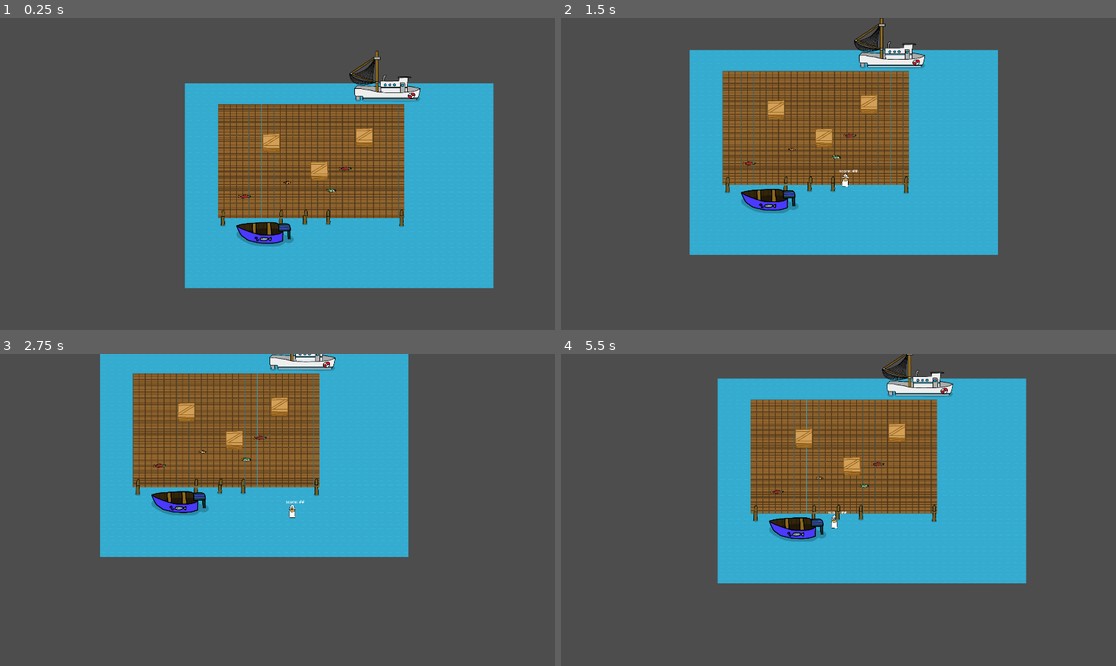
Above: before the commit, frames 1-4 (two rows, left to right).
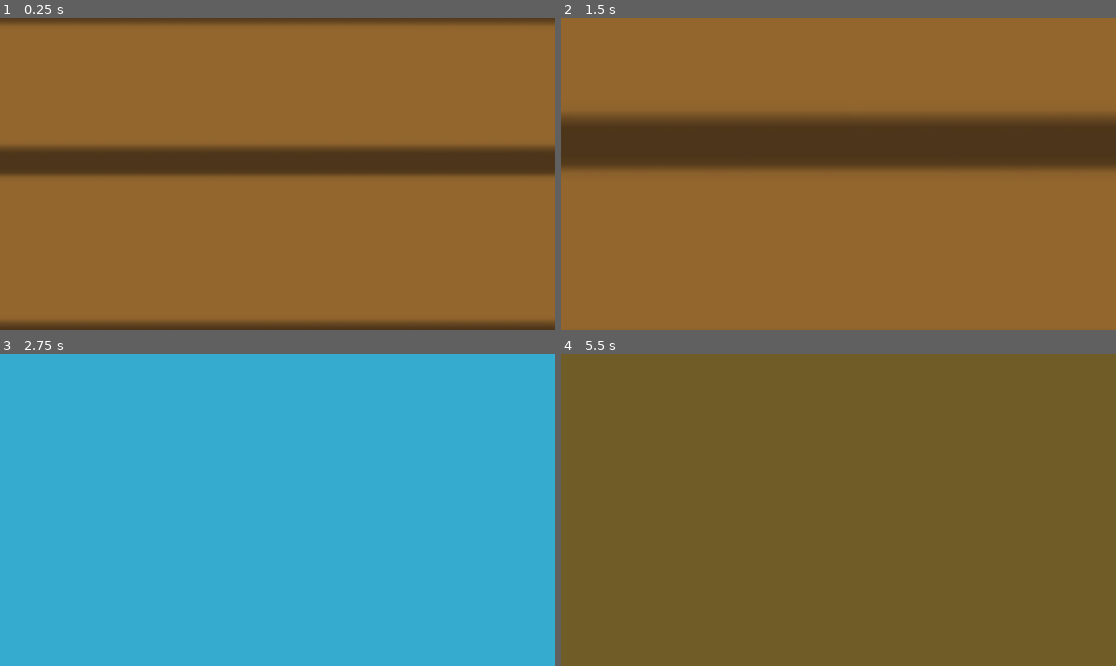
Above: after the commit, the same moments.

Repository: ZevDev54/FishermansWhar
Game: Godot game, scene res://Scenes/GameContainer.tscn
Same seed, same stepped clock (60 frames per second), same inputs: the game is played once before the commit and once after it.
Inputs:
- Up to frame 1 (0.25 s): no input
- Up to frame 2 (1.5 s): hold D (move_right) 0.53-1.28 s; tap Space (join) at 0.6 s; hold S (move_down) from 1.28 s (still down); tap E (pickup) at 1.35 s
- Up to frame 3 (2.75 s): release S (move_down) at 2.03 s; hold D (move_right) from 2.03 s (still down); tap Space (join) at 2.1 s
- Up to frame 4 (5.5 s): release D (move_right) at 2.78 s; hold W (move_up) 2.78-3.53 s; tap E (pickup) at 2.85, 4.35 s; hold A (move_left) 3.53-5.03 s; tap Space (join) at 3.6, 5.1 s; hold S (move_down) from 5.03 s (still down)

The runs differ from the first frame. In frame 1, 94% of the frame differs, in the area x 0-100%, y 0-100%; in frame 2, 95%; in frame 3, 78%; in frame 4, 96%.

Commit message:
changed camera to default to min_zoom

Diff:
--- a/Scenes/SmartCamera.gd
+++ b/Scenes/SmartCamera.gd
@@ -62,4 +62,4 @@
 		print(percent)
 		return distance_to_zoom_ratio/clamp(greatest_distance, min_zoom, max_zoom)
 	else:
-		return 1.0;
+		return min_zoom;
